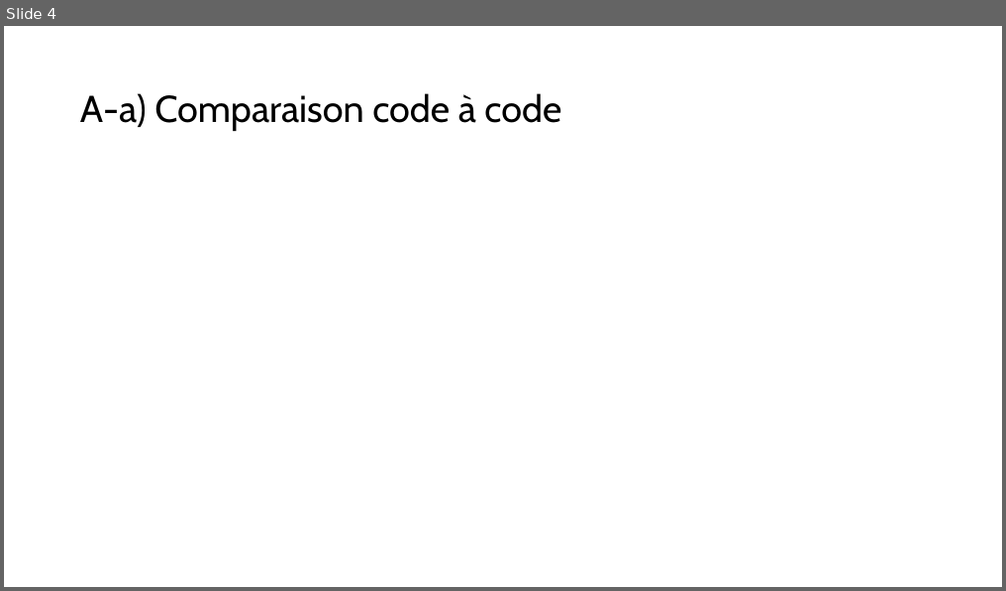
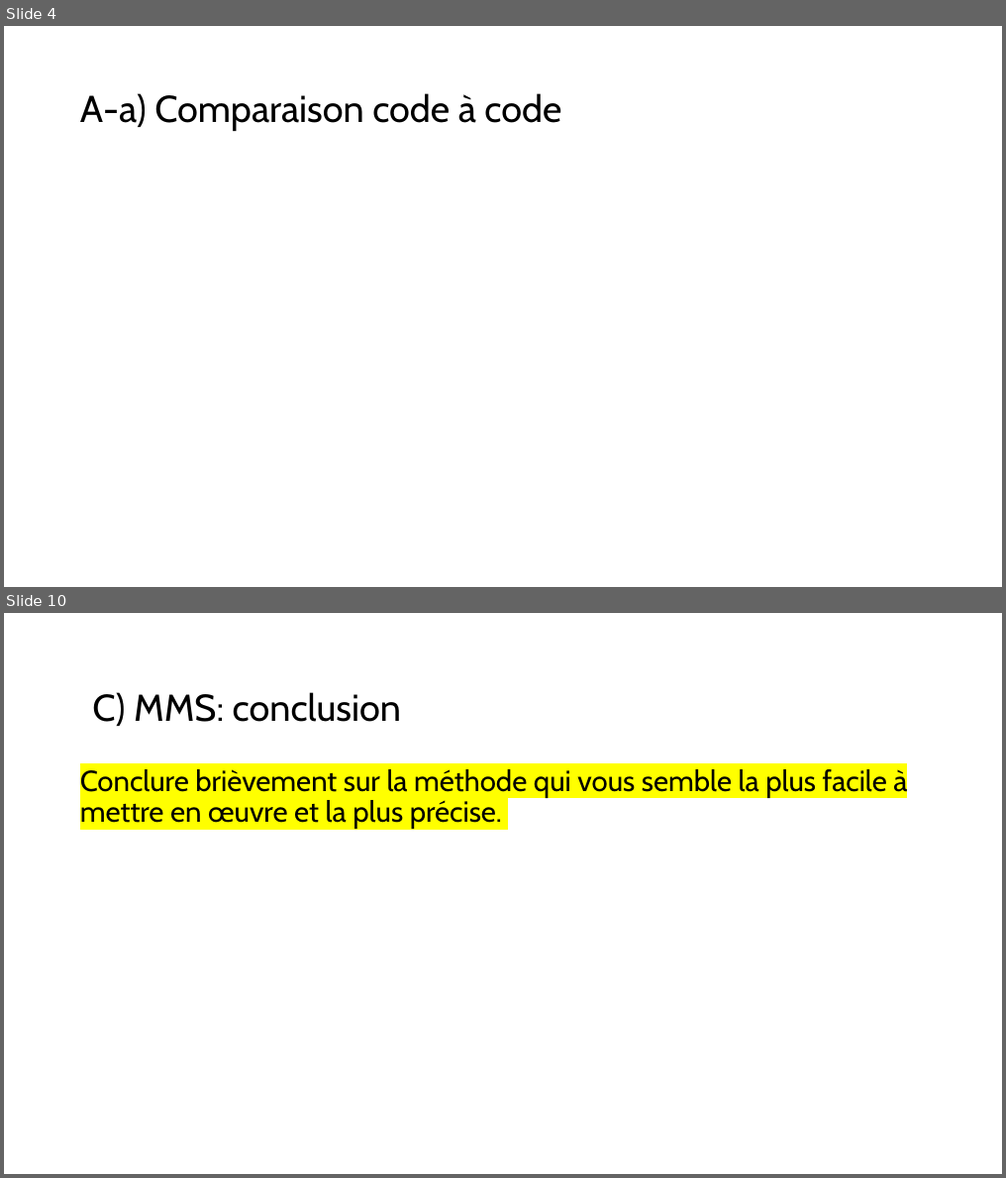
Before and after one commit to mehdibendaya/MEC8211DEV2, a slide deck: Devoir_2.pptx. Shown one above the other, each under a label of ours: slide 4 before the commit, slides 4 and 10 after it; the slides between them are not shown. The pictures are 1006x591 and 1006x1178 pixels, drawn with LibreOffice and Linux fonts; fonts in the diff are those of the drawing; grey boxes stand for pictures. Boxes give left, top, right and bottom in pixels: in the first picture for what was removed or moved away, otherwise in the second. Text is boxed around its words. In the diff, an @@ line names an element or a change of style, - is before the commit and + after.

```diff
--- a/Devoir_2.pptx
+++ b/Devoir_2.pptx
@@ slide 10 added at <box>4,613,1002,1174</box>, background #FFFFFF @@
@@ text added at <box>92,692,401,726</box>, 36 pt, text #000000 @@
+C) MMS: conclusion
@@ text added at <box>80,769,907,829</box>, 28 pt, text #000000 @@
+Conclure brièvement sur la méthode qui vous semble la plus facile à mettre en œuvre et la plus précise.
```
Also in this commit, not shown: 3 other slides added.
